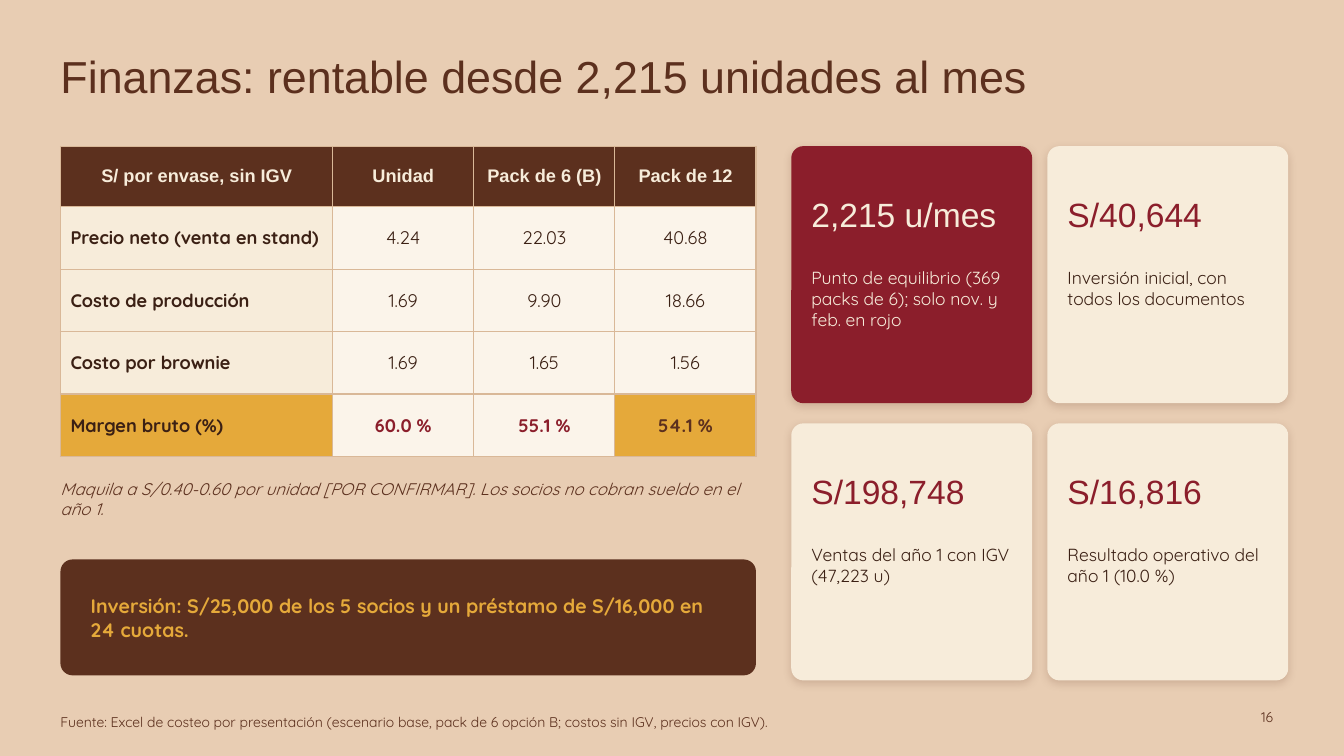
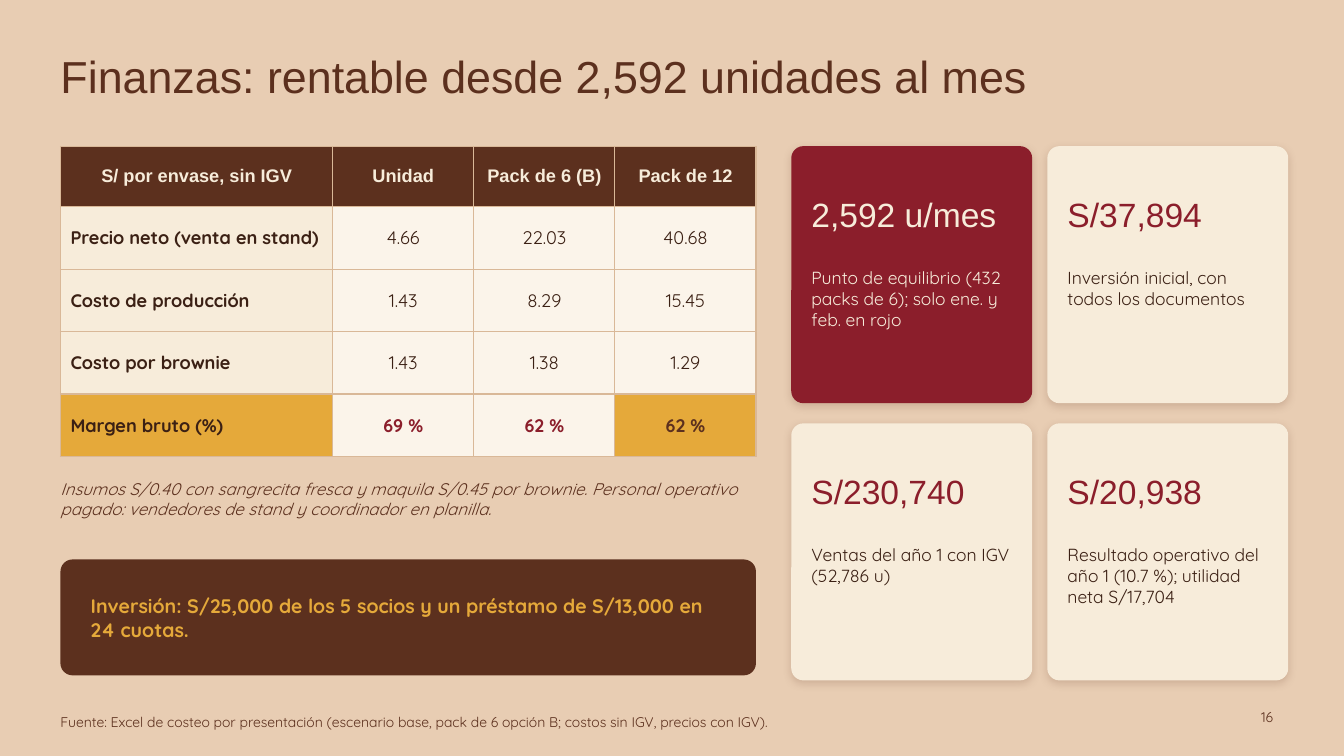
Before and after one commit to Darknow-web/Desarrollo-y-lanzamiento-de-producto-y-marca, a slide deck: slide 16 of 04-reformulacion/T1-presentacion-AndiBite-2-0.pptx. Drawn at 1344x756 pixels with LibreOffice and Linux fonts; fonts in the diff are those of the drawing. Boxes give left, top, right and bottom in pixels: in the first picture for what was removed or moved away, otherwise in the second. Text is boxed around its words. In the diff, an @@ line names an element or a change of style, - is before the commit and + after.

```diff
--- a/04-reformulacion/T1-presentacion-AndiBite-2-0.pptx
+++ b/04-reformulacion/T1-presentacion-AndiBite-2-0.pptx
@@ title at <box>60,60,1027,99</box>: text changed @@
-Finanzas: rentable desde 2,215 unidades al mes
+Finanzas: rentable desde 2,592 unidades al mes
@@ table at <box>60,146,756,440</box> @@
-row 2, column 2: 4.24
+row 2, column 2: 4.66
-row 3: Costo de producción | 1.69 | 9.90 | 18.66
+row 3: Costo de producción | 1.43 | 8.29 | 15.45
-row 4: Costo por brownie | 1.69 | 1.65 | 1.56
+row 4: Costo por brownie | 1.43 | 1.38 | 1.29
-row 5: Margen bruto (%) | 60.0 % | 55.1 % | 54.1 %
+row 5: Margen bruto (%) | 69 % | 62 % | 62 %
@@ text at <box>811,202,997,232</box>: text changed @@
-2,215 u/mes
+2,592 u/mes
@@ text at <box>1067,202,1201,232</box>: text changed @@
-S/40,644
+S/37,894
@@ text at <box>811,271,1001,330</box>: text changed @@
-Punto de equilibrio (369 packs de 6); solo nov. y feb. en rojo
+Punto de equilibrio (432 packs de 6); solo ene. y feb. en rojo
@@ text at <box>811,479,964,509</box>: text changed @@
-S/198,748
+S/230,740
@@ text at <box>1067,479,1201,509</box>: text changed @@
-S/16,816
+S/20,938
@@ text at <box>60,482,737,519</box>: text changed @@
-Maquila a S/0.40-0.60 por unidad [POR CONFIRMAR]. Los socios no cobran sueldo en el año 1.
+Insumos S/0.40 con sangrecita fresca y maquila S/0.45 por brownie. Personal operativo pagado: vendedores de stand y coordinador en planilla.
@@ text at <box>811,548,1009,585</box>: text changed @@
-Ventas del año 1 con IGV (47,223 u)
+Ventas del año 1 con IGV (52,786 u)
@@ text at <box>1067,548,1259,605</box>: text changed @@
-Resultado operativo del año 1 (10.0 %)
+Resultado operativo del año 1 (10.7 %); utilidad neta S/17,704
@@ text at <box>91,597,703,637</box>: text changed @@
-Inversión: S/25,000 de los 5 socios y un préstamo de S/16,000 en 24 cuotas.
+Inversión: S/25,000 de los 5 socios y un préstamo de S/13,000 en 24 cuotas.
```
Also in this commit, not shown: 9 other slides changed, 5 other files.
